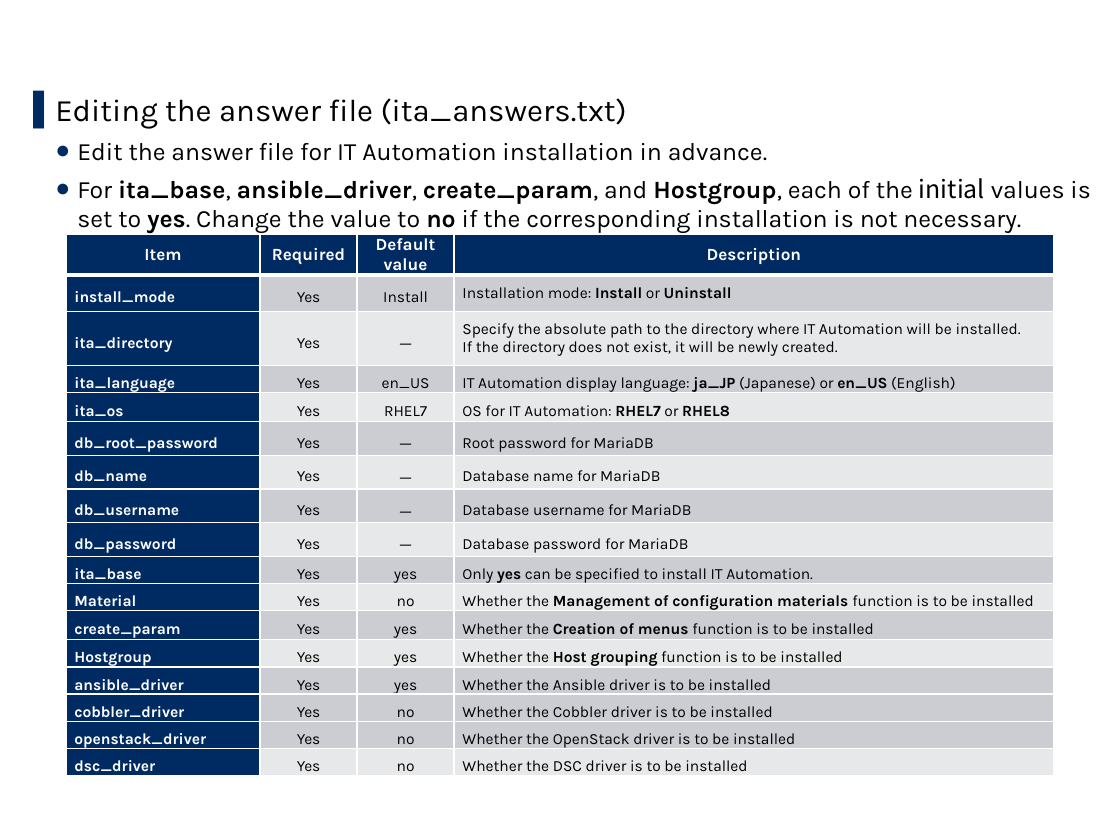
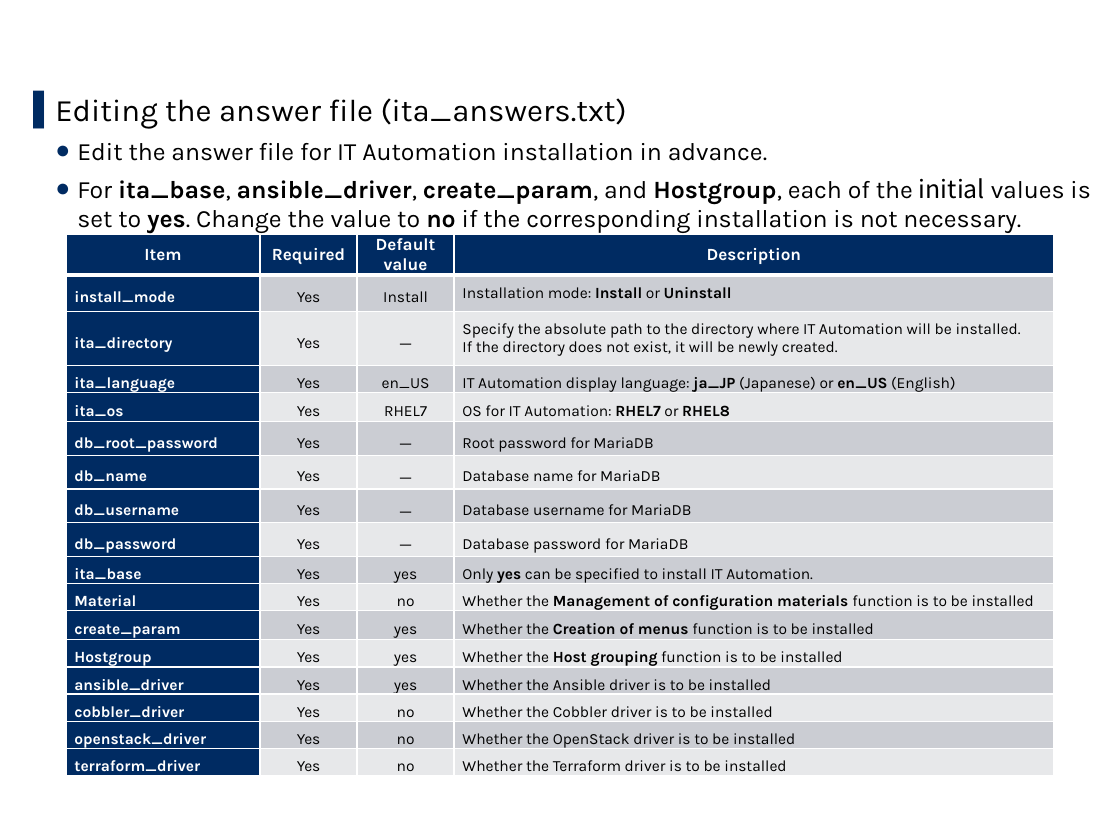
Before and after one commit to exastro-suite/it-automation-docs, a slide deck: slide 16 of asset/Learn/ITA-online-install_en.pptx. Drawn at 1120x840 pixels with LibreOffice and Linux fonts; fonts in the diff are those of the drawing; background and template pictures are left out. Boxes give left, top, right and bottom in pixels: in the first picture for what was removed or moved away, otherwise in the second. Text is boxed around its words. In the diff, an @@ line names an element or a change of style, - is before the commit and + after.

```diff
--- a/asset/Learn/ITA-online-install_en.pptx
+++ b/asset/Learn/ITA-online-install_en.pptx
@@ table at (66, 235, 1055, 780) @@
-row 17, column 1: dsc_driver
+row 17, column 1: terraform_driver
-row 17, column 4: Whether the DSC driver is to be installed
+row 17, column 4: Whether the Terraform driver is to be installed
@@ fill #CBCDD3 to #E7E8EA in 3 cells @@
```
Also in this commit, not shown: 5 other slides changed.
